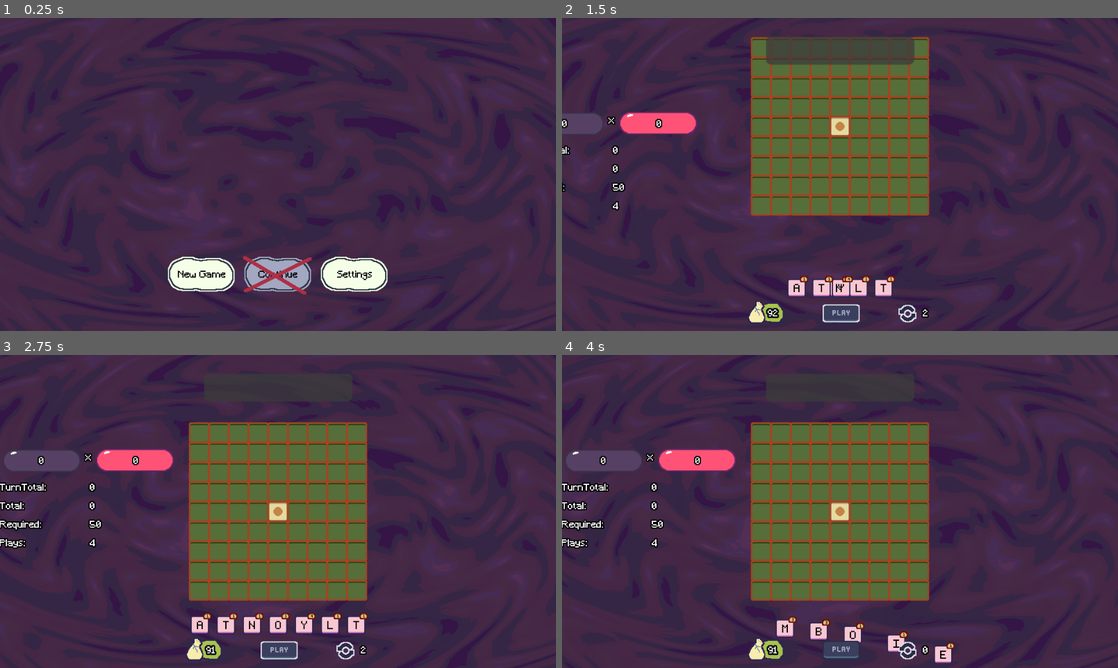
Above: before the commit, frames 1-4 (two rows, left to right).
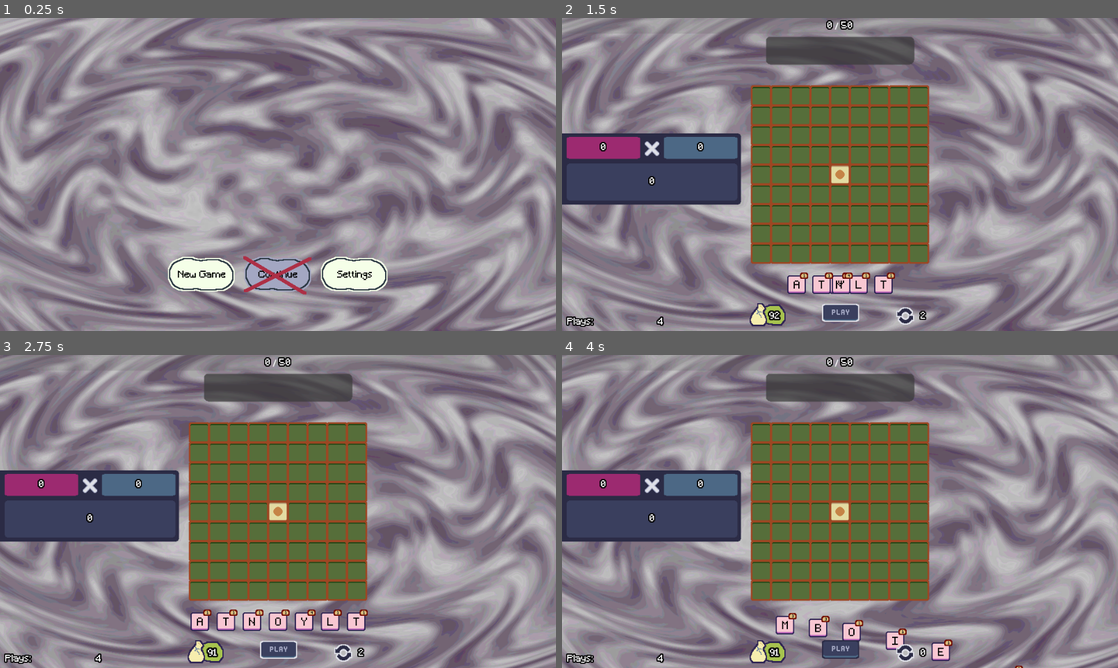
Above: after the commit, the same moments.

Repository: frxedlxver/godot-wordgame-prototypes
Game: Godot game, scene res://scenes/test.tscn
The game is run twice, just before and just after one commit, with the same random seed, the same clock (stepped at 60 frames per second) and the same inputs.
Inputs (mouse positions are in pixels of both pictures, inside the frame that each line leads up to):
- Up to frame 1 (0.25 s): no input
- Up to frame 2 (1.5 s): click "New Game" at 0.5 s; click (840, 315) at 1.25 s
- Up to frame 3 (2.75 s): click (278, 652) at 2 s
- Up to frame 4 (4 s): click "2" at 2.75 s; click "1" at 3.5 s

The runs differ from the first frame. In frame 1, 96% of the frame differs, in the area x 0-100%, y 0-100%; in frame 2, 87%; in frame 3, 77%; in frame 4, 78%.

Commit message:
started reworking round ui

Diff:
--- a/scenes/bag_ui.tscn
+++ b/scenes/bag_ui.tscn
@@ -2,7 +2,7 @@
 
 [ext_resource type="Texture2D" uid="uid://tt0d14btpxdg" path="res://sprites/ui/bag.png" id="1_3b0e7"]
 [ext_resource type="Script" uid="uid://bqfs4njp6vl0" path="res://src/bag_ui.gd" id="2_fb5ma"]
-[ext_resource type="FontFile" uid="uid://5rvatrjujh2u" path="res://fonts/Minecraft.ttf" id="2_jca18"]
+[ext_resource type="FontFile" uid="uid://5rvatrjujh2u" path="res://misc/fonts/Minecraft.ttf" id="2_jca18"]
 
 [sub_resource type="LabelSettings" id="LabelSettings_lku3e"]
 font = ExtResource("2_jca18")
--- a/scenes/round.tscn
+++ b/scenes/round.tscn
@@ -1,25 +1,29 @@
-[gd_scene load_steps=16 format=3 uid="uid://boutt7jysbfio"]
+[gd_scene load_steps=17 format=3 uid="uid://boutt7jysbfio"]
 
 [ext_resource type="Script" uid="uid://ddftis3dxupkk" path="res://src/round.gd" id="1_grh2k"]
 [ext_resource type="Script" uid="uid://bfinnviqdmsgn" path="res://src/round_ui.gd" id="2_ie7ca"]
 [ext_resource type="PackedScene" uid="uid://crpel47irxv8u" path="res://scenes/bag_ui.tscn" id="3_istxk"]
-[ext_resource type="Texture2D" uid="uid://8ufq1tnd3hso" path="res://sprites/ui/points_bar.png" id="4_1s4o2"]
 [ext_resource type="PackedScene" uid="uid://c6ynr0i46i876" path="res://scenes/bag.tscn" id="4_3w6v7"]
 [ext_resource type="LabelSettings" uid="uid://bm22qfiyln1hl" path="res://styles/disappearing_label_settings.tres" id="4_ywbev"]
 [ext_resource type="Texture2D" uid="uid://by8yyi62qjm76" path="res://sprites/ui/play_button_normal.tres" id="5_p5kuw"]
 [ext_resource type="PackedScene" uid="uid://b4qjmxvgj453p" path="res://scenes/board.tscn" id="5_tm448"]
 [ext_resource type="Texture2D" uid="uid://ct2y82lr866jv" path="res://sprites/ui/play_button_pressed.tres" id="6_h7h1o"]
 [ext_resource type="PackedScene" uid="uid://dhbnxd5tvuybp" path="res://scenes/hand.tscn" id="6_x02pj"]
-[ext_resource type="Texture2D" uid="uid://cg5sfqo6gsh25" path="res://sprites/ui/mult_bar.png" id="7_6qddn"]
 [ext_resource type="Texture2D" uid="uid://h0x0ejtoanhm" path="res://sprites/ui/play_button_hover.tres" id="7_i86cr"]
 [ext_resource type="Texture2D" uid="uid://2jtro6xs4jmx" path="res://sprites/ui/play_button_disabled.tres" id="8_h7h1o"]
 [ext_resource type="Texture2D" uid="uid://br84r2qlenp3a" path="res://sprites/ui/mulligan.png" id="9_b6fnw"]
+[ext_resource type="Texture2D" uid="uid://005p0i5deda5" path="res://sprites/ui/points_panel.png" id="15_i86cr"]
 
 [sub_resource type="RectangleShape2D" id="RectangleShape2D_wspnp"]
 size = Vector2(306, 306)
 
+[sub_resource type="StyleBoxFlat" id="StyleBoxFlat_p5kuw"]
+bg_color = Color(0.36, 0.36, 0.36, 0.215686)
+
+[sub_resource type="StyleBoxFlat" id="StyleBoxFlat_h7h1o"]
+bg_color = Color(0.776745, 0.729011, 0.145961, 1)
+
 [node name="Round" type="Node2D" node_paths=PackedStringArray("bag", "board", "hand", "round_ui")]
-position = Vector2(480, 270)
 script = ExtResource("1_grh2k")
 bag = NodePath("Bag")
 board = NodePath("Board")
@@ -27,31 +31,32 @@
 round_ui = NodePath("Round UI")
 
 [node name="Bag" parent="." instance=ExtResource("4_3w6v7")]
+position = Vector2(1161, 747)
 
 [node name="Board" parent="." instance=ExtResource("5_tm448")]
-position = Vector2(-3, -498)
+position = Vector2(480, -200)
 
 [node name="DebugShape" type="CollisionShape2D" parent="Board"]
 shape = SubResource("RectangleShape2D_wspnp")
 
 [node name="Hand" parent="." instance=ExtResource("6_x02pj")]
-position = Vector2(0, 196)
+position = Vector2(480, 460)
 
 [node name="PlayButton" type="TextureButton" parent="."]
-offset_left = -30.0
-offset_top = 223.0
-offset_right = 34.0
-offset_bottom = 263.0
+offset_left = 449.0
+offset_top = 492.0
+offset_right = 513.0
+offset_bottom = 532.0
 texture_normal = ExtResource("5_p5kuw")
 texture_pressed = ExtResource("6_h7h1o")
 texture_hover = ExtResource("7_i86cr")
 texture_disabled = ExtResource("8_h7h1o")
 
 [node name="MulliganButton" type="TextureButton" parent="."]
-offset_left = 101.0
-offset_top = 224.0
-offset_right = 133.0
-offset_bottom = 256.0
+offset_left = 577.0
+offset_top = 498.0
+offset_right = 609.0
+offset_bottom = 530.0
 texture_normal = ExtResource("9_b6fnw")
 
 [node name="RemainingMulligans" type="Label" parent="MulliganButton"]
@@ -80,175 +85,165 @@
 anchor_top = 0.0
 anchor_right = 0.0
 anchor_bottom = 0.0
-offset_left = -160.0
-offset_top = 218.0
-offset_right = -96.0
-offset_bottom = 258.0
+offset_left = 323.0
+offset_top = 492.0
+offset_right = 387.0
+offset_bottom = 532.0
 grow_horizontal = 1
 grow_vertical = 1
 
-[node name="Round UI" type="Control" parent="." node_paths=PackedStringArray("points_label", "turn_total_label", "required_score_label", "mult_label", "total_score_label", "bag_ui", "plays_label", "muligans_label", "mulligan_button", "play_button")]
+[node name="Round UI" type="Control" parent="." node_paths=PackedStringArray("points_label", "turn_total_label", "required_score_label", "mult_label", "total_score_label", "bag_ui", "plays_label", "muligans_label", "mulligan_button", "play_button", "round_score_bar")]
 layout_mode = 3
 anchors_preset = 0
-offset_left = -400.0
-offset_right = -400.0
+offset_left = 459.0
+offset_top = 269.0
+offset_right = 459.0
+offset_bottom = 269.0
 mouse_filter = 2
 script = ExtResource("2_ie7ca")
-points_label = NodePath("VBoxContainer/TurnScoreArea/Points/Amount")
-turn_total_label = NodePath("VBoxContainer/ScoreContainer/Turn Total/Amount")
-required_score_label = NodePath("VBoxContainer/ScoreContainer/RequiredScore/Amount")
-mult_label = NodePath("VBoxContainer/TurnScoreArea/Mult/Amount")
-total_score_label = NodePath("VBoxContainer/ScoreContainer/TotalScore/Amount")
+points_label = NodePath("Panel/Amount2")
+turn_total_label = NodePath("Panel/Amount")
+required_score_label = NodePath("ProgressBar/HBoxContainer/Required")
+mult_label = NodePath("Panel/Amount3")
+total_score_label = NodePath("ProgressBar/HBoxContainer/Total")
 bag_ui = NodePath("../BagUI")
-plays_label = NodePath("VBoxContainer/ScoreContainer/Plays/Amount")
+plays_label = NodePath("Plays/Amount")
 muligans_label = NodePath("../MulliganButton/RemainingMulligans")
 mulligan_button = NodePath("../MulliganButton")
 play_button = NodePath("../PlayButton")
-
-[node name="VBoxContainer" type="VBoxContainer" parent="Round UI"]
+round_score_bar = NodePath("ProgressBar")
+
+[node name="ProgressBar" type="ProgressBar" parent="Round UI"]
+layout_mode = 1
+anchors_preset = 8
+anchor_left = 0.5
+anchor_top = 0.5
+anchor_right = 0.5
+anchor_bottom = 0.5
+offset_left = -459.0
+offset_top = -269.0
+offset_right = 501.0
+offset_bottom = -242.0
+grow_horizontal = 2
+grow_vertical = 2
+theme_override_styles/background = SubResource("StyleBoxFlat_p5kuw")
+theme_override_styles/fill = SubResource("StyleBoxFlat_h7h1o")
+show_percentage = false
+
+[node name="HBoxContainer" type="HBoxContainer" parent="Round UI/ProgressBar"]
+layout_mode = 1
+anchors_preset = 8
+anchor_left = 0.5
+anchor_top = 0.5
+anchor_right = 0.5
+anchor_bottom = 0.5
+offset_left = -20.0
+offset_top = -20.0
+offset_right = 20.0
+offset_bottom = 20.0
+grow_horizontal = 2
+grow_vertical = 2
+
+[node name="Total" type="Label" parent="Round UI/ProgressBar/HBoxContainer"]
+layout_mode = 2
+size_flags_horizontal = 3
+size_flags_vertical = 1
+text = "0"
+label_settings = ExtResource("4_ywbev")
+vertical_alignment = 1
+
+[node name="slash" type="Label" parent="Round UI/ProgressBar/HBoxContainer"]
+layout_mode = 2
+text = "/"
+
+[node name="Required" type="Label" parent="Round UI/ProgressBar/HBoxContainer"]
+layout_mode = 2
+size_flags_horizontal = 3
+size_flags_vertical = 1
+text = "0"
+label_settings = ExtResource("4_ywbev")
+vertical_alignment = 1
+
+[node name="Plays" type="HBoxContainer" parent="Round UI"]
+layout_mode = 2
+offset_left = -450.0
+offset_top = 248.0
+offset_right = -142.0
+offset_bottom = 264.0
+
+[node name="Label" type="Label" parent="Round UI/Plays"]
+layout_mode = 2
+size_flags_horizontal = 2
+size_flags_vertical = 1
+text = "Plays:"
+label_settings = ExtResource("4_ywbev")
+vertical_alignment = 1
+
+[node name="Amount" type="Label" parent="Round UI/Plays"]
+layout_mode = 2
+size_flags_horizontal = 3
+size_flags_vertical = 1
+text = "0"
+label_settings = ExtResource("4_ywbev")
+vertical_alignment = 1
+
+[node name="Panel" type="TextureRect" parent="Round UI"]
 layout_mode = 0
-offset_left = -481.0
-offset_top = -132.0
-offset_right = -173.0
-offset_bottom = -32.0
-
-[node name="TurnScoreArea" type="HBoxContainer" parent="Round UI/VBoxContainer"]
-layout_mode = 2
-
-[node name="Points" type="TextureRect" parent="Round UI/VBoxContainer/TurnScoreArea"]
-layout_mode = 2
-texture = ExtResource("4_1s4o2")
-
-[node name="Amount" type="Label" parent="Round UI/VBoxContainer/TurnScoreArea/Points"]
-layout_mode = 1
-anchors_preset = 8
-anchor_left = 0.5
-anchor_top = 0.5
-anchor_right = 0.5
-anchor_bottom = 0.5
-offset_left = -38.0
-offset_top = -15.0
-offset_right = 39.0
-offset_bottom = 27.0
-grow_horizontal = 2
-grow_vertical = 2
-size_flags_horizontal = 3
-size_flags_vertical = 1
-text = "0"
-label_settings = ExtResource("4_ywbev")
-horizontal_alignment = 1
-vertical_alignment = 1
-
-[node name="x" type="Label" parent="Round UI/VBoxContainer/TurnScoreArea"]
-layout_mode = 2
-size_flags_horizontal = 3
-size_flags_vertical = 1
-text = "x"
-label_settings = ExtResource("4_ywbev")
-horizontal_alignment = 1
-vertical_alignment = 1
-
-[node name="Mult" type="TextureRect" parent="Round UI/VBoxContainer/TurnScoreArea"]
-layout_mode = 2
-texture = ExtResource("7_6qddn")
-
-[node name="Amount" type="Label" parent="Round UI/VBoxContainer/TurnScoreArea/Mult"]
-layout_mode = 1
-anchors_preset = 8
-anchor_left = 0.5
-anchor_top = 0.5
-anchor_right = 0.5
-anchor_bottom = 0.5
-offset_left = -38.5
-offset_top = -15.0
-offset_right = 39.5
-offset_bottom = 27.0
-grow_horizontal = 2
-grow_vertical = 2
-size_flags_horizontal = 3
-size_flags_vertical = 1
-text = "0"
-label_settings = ExtResource("4_ywbev")
-horizontal_alignment = 1
-vertical_alignment = 1
-
-[node name="ScoreContainer" type="VBoxContainer" parent="Round UI/VBoxContainer"]
-layout_mode = 2
-theme_override_constants/separation = 16
-alignment = 1
-
-[node name="Turn Total" type="HBoxContainer" parent="Round UI/VBoxContainer/ScoreContainer"]
-layout_mode = 2
-
-[node name="Label" type="Label" parent="Round UI/VBoxContainer/ScoreContainer/Turn Total"]
-layout_mode = 2
-size_flags_horizontal = 2
-size_flags_vertical = 1
-text = "TurnTotal:"
-label_settings = ExtResource("4_ywbev")
-vertical_alignment = 1
-
-[node name="Amount" type="Label" parent="Round UI/VBoxContainer/ScoreContainer/Turn Total"]
-layout_mode = 2
-size_flags_horizontal = 3
-size_flags_vertical = 1
-text = "0"
-label_settings = ExtResource("4_ywbev")
-vertical_alignment = 1
-
-[node name="TotalScore" type="HBoxContainer" parent="Round UI/VBoxContainer/ScoreContainer"]
-layout_mode = 2
-
-[node name="Label" type="Label" parent="Round UI/VBoxContainer/ScoreContainer/TotalScore"]
-layout_mode = 2
-size_flags_horizontal = 2
-size_flags_vertical = 1
-text = "Total: "
-label_settings = ExtResource("4_ywbev")
-vertical_alignment = 1
-
-[node name="Amount" type="Label" parent="Round UI/VBoxContainer/ScoreContainer/TotalScore"]
-layout_mode = 2
-size_flags_horizontal = 3
-size_flags_vertical = 1
-text = "0"
-label_settings = ExtResource("4_ywbev")
-vertical_alignment = 1
-
-[node name="RequiredScore" type="HBoxContainer" parent="Round UI/VBoxContainer/ScoreContainer"]
-layout_mode = 2
-
-[node name="Label" type="Label" parent="Round UI/VBoxContainer/ScoreContainer/RequiredScore"]
-layout_mode = 2
-size_flags_horizontal = 2
-size_flags_vertical = 1
-text = "Required: "
-label_settings = ExtResource("4_ywbev")
-vertical_alignment = 1
-
-[node name="Amount" type="Label" parent="Round UI/VBoxContainer/ScoreContainer/RequiredScore"]
-layout_mode = 2
-size_flags_horizontal = 3
-size_flags_vertical = 1
-text = "0"
-label_settings = ExtResource("4_ywbev")
-vertical_alignment = 1
-
-[node name="Plays" type="HBoxContainer" parent="Round UI/VBoxContainer/ScoreContainer"]
-layout_mode = 2
-
-[node name="Label" type="Label" parent="Round UI/VBoxContainer/ScoreContainer/Plays"]
-layout_mode = 2
-size_flags_horizontal = 2
-size_flags_vertical = 1
-text = "Plays:"
-label_settings = ExtResource("4_ywbev")
-vertical_alignment = 1
-
-[node name="Amount" type="Label" parent="Round UI/VBoxContainer/ScoreContainer/Plays"]
-layout_mode = 2
-size_flags_horizontal = 3
-size_flags_vertical = 1
-text = "0"
-label_settings = ExtResource("4_ywbev")
-vertical_alignment = 1
+offset_left = -459.0
+offset_top = -70.0
+offset_right = -150.0
+offset_bottom = 53.0
+texture = ExtResource("15_i86cr")
+
+[node name="Amount2" type="Label" parent="Round UI/Panel"]
+layout_mode = 1
+anchors_preset = 8
+anchor_left = 0.5
+anchor_top = 0.5
+anchor_right = 0.5
+anchor_bottom = 0.5
+offset_left = -146.5
+offset_top = -55.5
+offset_right = -19.5
+offset_bottom = -17.5
+grow_horizontal = 2
+grow_vertical = 2
+size_flags_horizontal = 3
+size_flags_vertical = 1
+text = "0"
+label_settings = ExtResource("4_ywbev")
+horizontal_alignment = 1
+vertical_alignment = 1
+
+[node name="Amount" type="Label" parent="Round UI/Panel"]
+layout_mode = 2
+offset_left = 9.0
+offset_top = 52.0
+offset_right = 303.0
+offset_bottom = 116.0
+size_flags_horizontal = 3
+size_flags_vertical = 1
+text = "0"
+label_settings = ExtResource("4_ywbev")
+horizontal_alignment = 1
+vertical_alignment = 1
+
+[node name="Amount3" type="Label" parent="Round UI/Panel"]
+layout_mode = 1
+anchors_preset = 8
+anchor_left = 0.5
+anchor_top = 0.5
+anchor_right = 0.5
+anchor_bottom = 0.5
+offset_left = 21.5
+offset_top = -55.5
+offset_right = 148.5
+offset_bottom = -17.5
+grow_horizontal = 2
+grow_vertical = 2
+size_flags_horizontal = 3
+size_flags_vertical = 1
+text = "0"
+label_settings = ExtResource("4_ywbev")
+horizontal_alignment = 1
+vertical_alignment = 1
--- a/shaders/bg.tres
+++ b/shaders/bg.tres
@@ -4,7 +4,7 @@
 
 [resource]
 shader = ExtResource("1_nlp4q")
-shader_parameter/color_a = Color(0.319373, 0.1632, 0.34, 1)
+shader_parameter/color_a = Color(1, 1, 1, 1)
 shader_parameter/color_b = Color(0, 0, 0, 1)
 shader_parameter/color_c = Color(0.25905, 0.111, 0.3, 1)
 shader_parameter/palette_mix = 1.0
--- a/src/round.gd
+++ b/src/round.gd
@@ -95,9 +95,9 @@
 
 func animate_in() -> void:
 	var board_tween = create_tween()
-	board_tween.tween_property(board, "position", Vector2.ZERO, 0.5)
-	var ui_tween = create_tween()
-	ui_tween.tween_property(round_ui, "position", Vector2.ZERO, 0.5)
+	var board_target_pos = get_viewport_rect().size / 2
+	board_tween.tween_property(board, "position", board_target_pos, 0.3)
+	round_ui.animate_in()
 
 	while hand.tile_count() < G.current_run_data.max_hand_size and not bag.is_empty():
 		await get_tree().create_timer(0.05).timeout
--- a/src/round_ui.gd
+++ b/src/round_ui.gd
@@ -13,6 +13,7 @@
 @export var muligans_label		: Label
 @export var mulligan_button		: TextureButton
 @export var play_button			: TextureButton
+@export var round_score_bar		: ProgressBar
 
 signal play_requested
 signal mulligan_requested
@@ -63,10 +64,12 @@
 
 
 func update_required_score(new_score : int) -> void:
+	round_score_bar.max_value = new_score
 	_set_label_text(required_score_label, new_score)
 
 
 func update_total_score(new_score : int) -> void:
+	round_score_bar.value = new_score
 	_set_label_text(total_score_label, new_score)
 
 
--- a/src/scoring_engine.gd
+++ b/src/scoring_engine.gd
@@ -3,7 +3,7 @@
 class_name ScoringEngine
 extends Node          # Autoload
 
-const TIME_BETWEEN_ANIMATIONS = 0.4
+const TIME_BETWEEN_ANIMATIONS = 0.6
 
 signal points_updated(label : DisappearingLabel, new_score : int)
 signal turn_mult_updated(label : DisappearingLabel, new_mult : int)
@@ -52,10 +52,7 @@
 
 		turn_pts = res.turn_pts
 		turn_mul = res.turn_mul
-		pitch   += w["text"].length() * 0.04
-
-		AudioStreamManager.play_good_sound(pitch)
-		pitch += 0.04
+
 		await get_tree().create_timer(TIME_BETWEEN_ANIMATIONS).timeout
 
 		var word_ctx = {
--- a/styles/button_label_settings.tres
+++ b/styles/button_label_settings.tres
@@ -1,6 +1,6 @@
 [gd_resource type="LabelSettings" load_steps=2 format=3 uid="uid://ds2vvbrnjbcj6"]
 
-[ext_resource type="FontFile" uid="uid://5rvatrjujh2u" path="res://fonts/Minecraft.ttf" id="1_bwynf"]
+[ext_resource type="FontFile" uid="uid://5rvatrjujh2u" path="res://misc/fonts/Minecraft.ttf" id="1_bwynf"]
 
 [resource]
 font = ExtResource("1_bwynf")
--- a/styles/disappearing_label_settings.tres
+++ b/styles/disappearing_label_settings.tres
@@ -1,6 +1,6 @@
 [gd_resource type="LabelSettings" load_steps=2 format=3 uid="uid://bm22qfiyln1hl"]
 
-[ext_resource type="FontFile" uid="uid://5rvatrjujh2u" path="res://fonts/Minecraft.ttf" id="1_afn80"]
+[ext_resource type="FontFile" uid="uid://5rvatrjujh2u" path="res://misc/fonts/Minecraft.ttf" id="1_afn80"]
 
 [resource]
 font = ExtResource("1_afn80")
--- a/styles/panel_title_label_settings.tres
+++ b/styles/panel_title_label_settings.tres
@@ -1,6 +1,6 @@
 [gd_resource type="LabelSettings" load_steps=2 format=3 uid="uid://bw117o5vg3h1s"]
 
-[ext_resource type="FontFile" uid="uid://5rvatrjujh2u" path="res://fonts/Minecraft.ttf" id="1_w7i7x"]
+[ext_resource type="FontFile" uid="uid://5rvatrjujh2u" path="res://misc/fonts/Minecraft.ttf" id="1_w7i7x"]
 
 [resource]
 font = ExtResource("1_w7i7x")
Renamed: fonts/Minecraft.ttf -> misc/fonts/Minecraft.ttf
Not shown, changed: misc/fonts/Minecraft.ttf.import
Binary file added: misc/palette_rdn-60-32x.png
Not shown, added: misc/palette_rdn-60-32x.png.import
Binary file added: sprites/ui/points_panel.png
Not shown, added: sprites/ui/points_panel.png.import
